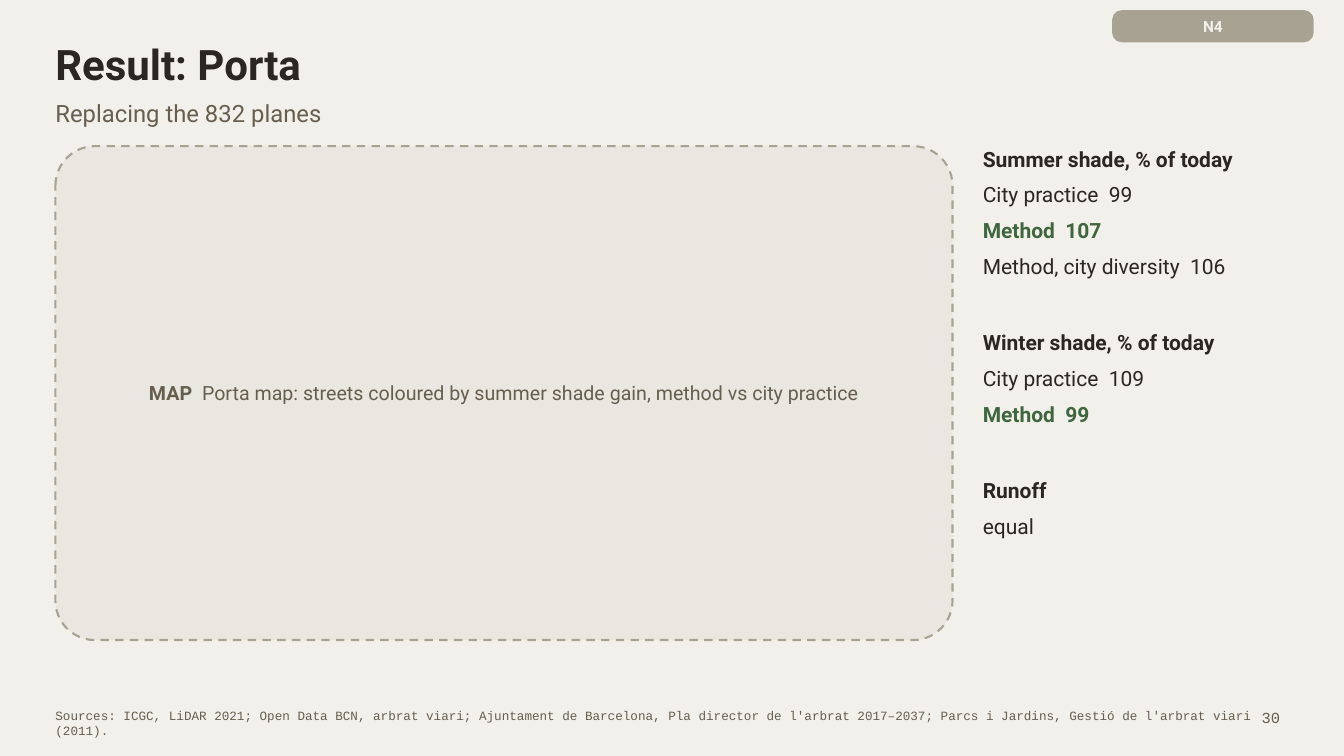
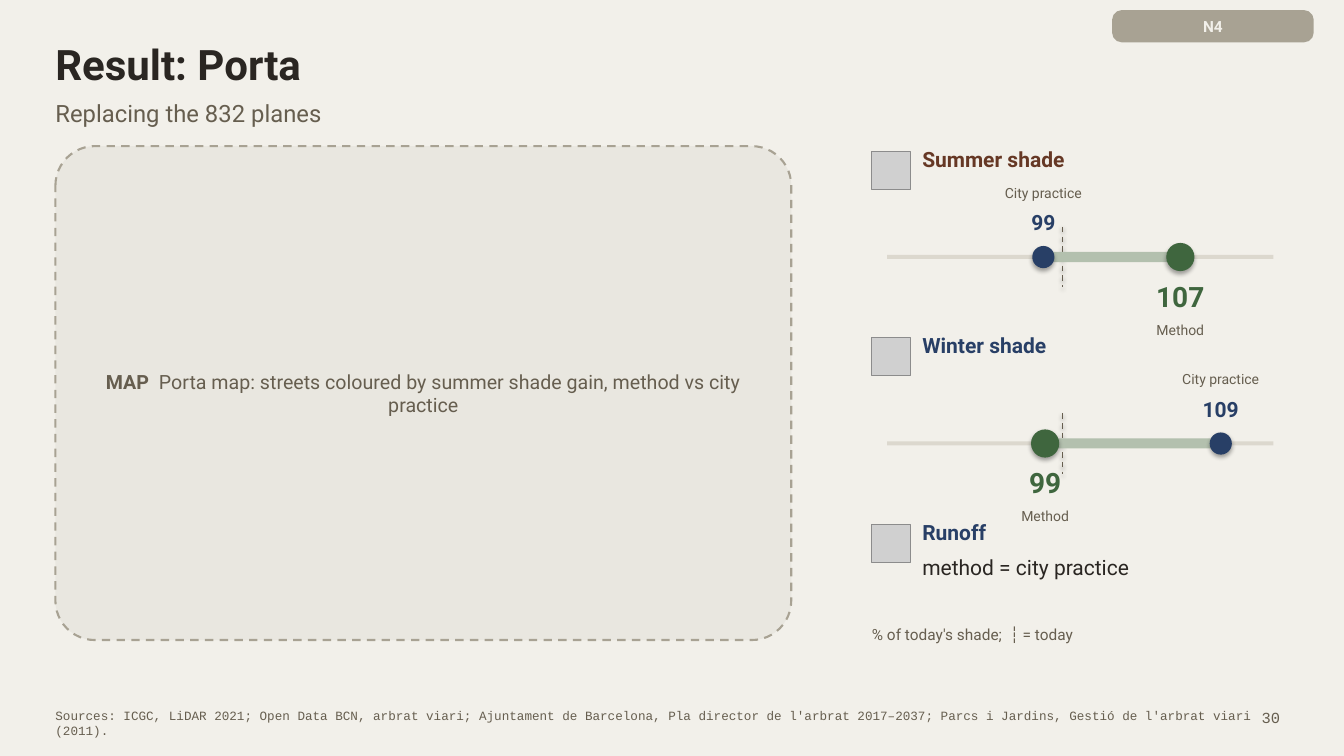
Before and after one commit to giofox96/shade-and-sponge, a slide deck: slide 30 of slides/final/shade_and_sponge_final_new.pptx. Drawn at 1344x756 pixels with LibreOffice and Linux fonts; fonts in the diff are those of the drawing; grey boxes stand for pictures. Boxes give left, top, right and bottom in pixels: in the first picture for what was removed or moved away, otherwise in the second. Text is boxed around its words. In the diff, an @@ line names an element or a change of style, - is before the commit and + after.

```diff
--- a/slides/final/shade_and_sponge_final_new.pptx
+++ b/slides/final/shade_and_sponge_final_new.pptx
@@ rounded rectangle: place and size @@
-rounded rectangle at (55, 146, 953, 640)
+rounded rectangle at (55, 146, 791, 640)
@@ text "MAP Porta map: streets coloured ..." rewrapped from (149, 385, 858, 404) to (106, 374, 740, 416) @@
@@ picture added at (872, 151, 910, 190) @@
@@ text added at (922, 151, 1064, 167), 15 pt, text #663825, bold @@
+Summer shade
@@ text removed at (983, 151, 1233, 539) @@
-Summer shade, % of today
-City practice 99
-Method 107
-Method, city diversity 106
-Winter shade, % of today
-City practice 109
-Method 99
-Runoff
-equal
@@ text added at (1005, 188, 1082, 230), 10 pt, text #665E4F @@
+City practice
+99
@@ line added from (1063, 227) to (1063, 287), #665E4F 1 pt dashed @@
@@ rectangle added at (887, 255, 1273, 259), fill #DCD8CE @@
@@ ellipse added at (1032, 246, 1055, 268), fill #283F66 @@
@@ rectangle added at (1044, 252, 1181, 262), fill #B3C0AE @@
@@ ellipse added at (1167, 243, 1195, 271), fill #3F663E @@
@@ text added at (1156, 287, 1204, 335), 10 pt, text #665E4F @@
+107
+Method
@@ picture added at (872, 338, 910, 376) @@
@@ text added at (922, 337, 1046, 353), 15 pt, text #283F66, bold @@
+Winter shade
@@ text added at (1182, 374, 1259, 417), 10 pt, text #665E4F @@
+City practice
+109
@@ line added from (1063, 413) to (1063, 474), #665E4F 1 pt dashed @@
@@ rectangle added at (887, 442, 1273, 446), fill #DCD8CE @@
@@ ellipse added at (1031, 430, 1060, 458), fill #3F663E @@
@@ rectangle added at (1046, 439, 1221, 449), fill #B3C0AE @@
@@ ellipse added at (1210, 433, 1232, 455), fill #283F66 @@
@@ text added at (1021, 473, 1069, 521), 10 pt, text #665E4F @@
+99
+Method
@@ picture added at (872, 524, 910, 563) @@
@@ text added at (922, 524, 1129, 580), 15 pt, text #2A2622 @@
+Runoff
+method = city practice
@@ text added at (887, 628, 1073, 643), 11 pt, text #665E4F @@
+% of today's shade; ┆ = today
```
Also in this commit, not shown: 1 other slide changed, 1 other file.
